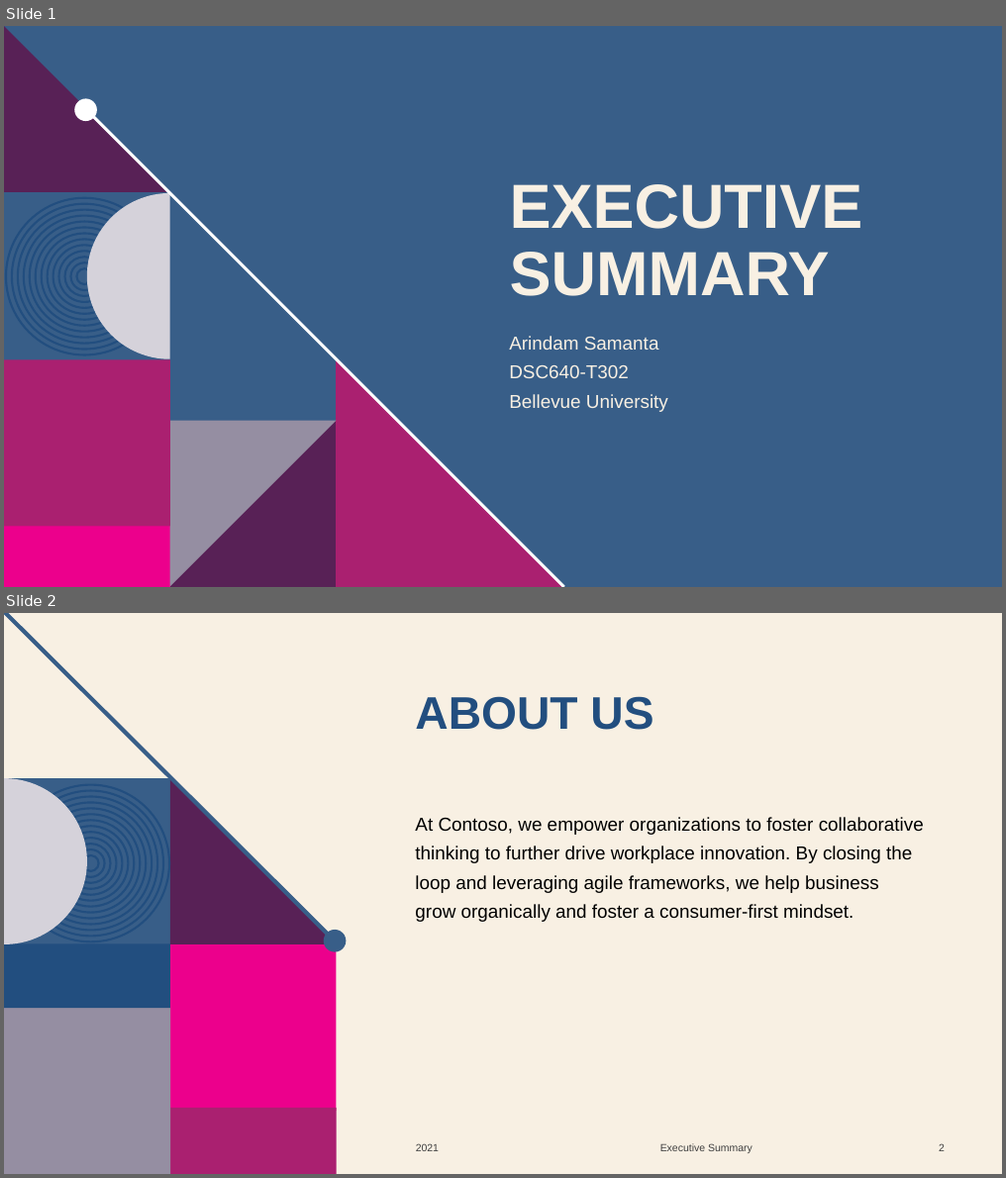
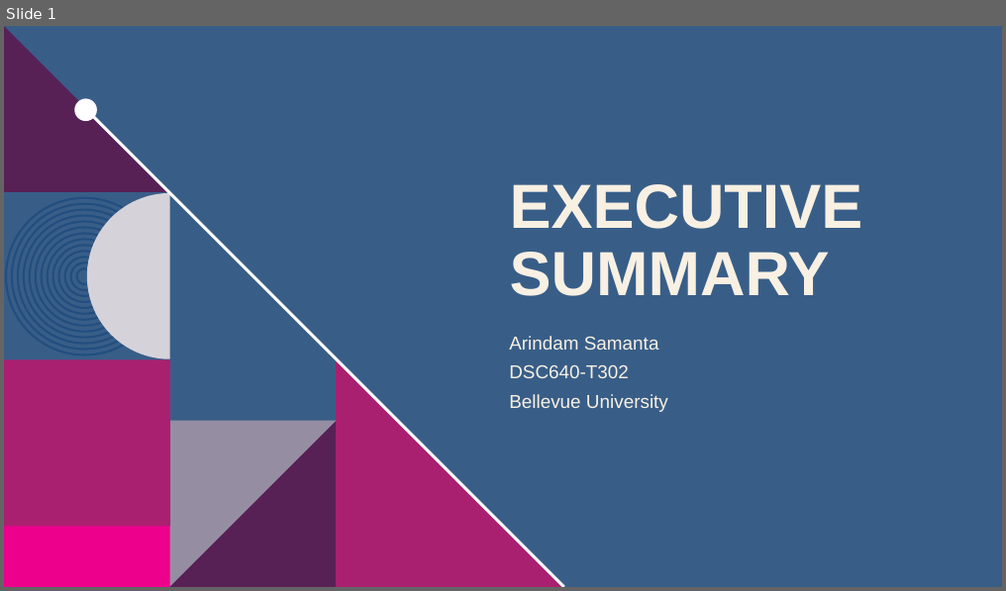
Before and after one commit to samantoz/dsc640-data_presentation, a slide deck: term_project/Executive Summary.pptx. Shown one above the other, each under a label of ours: slides 1 and 2 before the commit, slide 1 after it. The pictures are 1006x1178 and 1006x591 pixels, drawn with LibreOffice and Linux fonts; fonts in the diff are those of the drawing; background and template pictures are left out. Boxes give left, top, right and bottom in pixels: in the first picture for what was removed or moved away, otherwise in the second. Text is boxed around its words. In the diff, an @@ line names an element or a change of style, - is before the commit and + after.

```diff
--- a/term_project/Executive Summary.pptx
+++ b/term_project/Executive Summary.pptx
@@ slide 2 removed at (4, 613, 1002, 1174), background #F8F0E3 @@
@@ line removed from (5, 613) to (337, 943) @@
@@ title removed at (415, 696, 653, 730) @@
-ABOUT US
@@ rectangle removed at (4, 778, 170, 945) @@
@@ freeform shape removed at (4, 778, 87, 945) @@
@@ freeform shape removed at (170, 779, 337, 946) @@
@@ text removed at (415, 817, 924, 922) @@
-At Contoso, we empower organizations to foster collaborative thinking to further drive workplace innovation. By closing the loop and leveraging agile frameworks, we help business grow organically and foster a consumer-first mindset.
@@ group removed at (12, 785, 169, 943): 13 ellipses @@
@@ ellipse removed at (324, 930, 347, 953) @@
@@ rectangle removed at (4, 944, 170, 1008) @@
@@ rectangle removed at (170, 945, 337, 1111) @@
@@ rectangle removed at (4, 1008, 170, 1174) @@
@@ rectangle removed at (170, 1108, 337, 1174) @@
@@ text removed at (416, 1144, 439, 1152) @@
-2021
@@ text removed at (660, 1144, 752, 1154) @@
-Executive Summary
@@ page number removed at (939, 1144, 944, 1152) @@
-2
```
Also in this commit, not shown: 1 slide changed, 3 slides added, 2 other slides removed, 4 other files.
